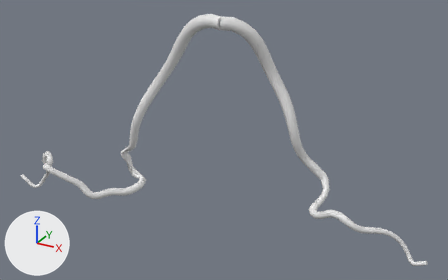
The glTF model public/assets/vascular/va_anterior_inferior_cerebellar_artery.glb as it was, and as the next commit left it.
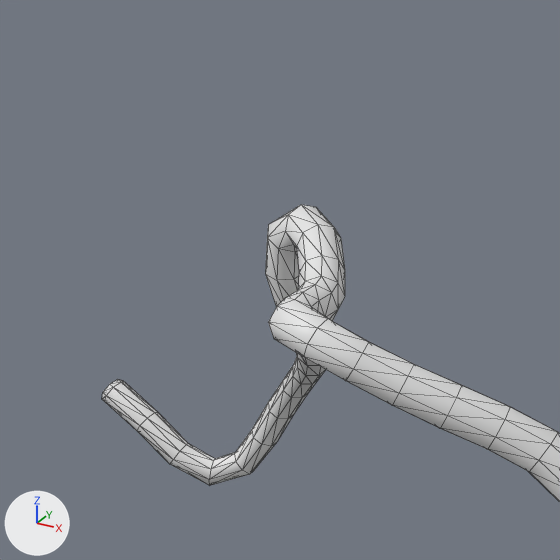
The first picture shows the older version from a 50 mm camera at (40.7, -57.7, 4.4) aimed at (3.3, 10.3, -29.6). The close-ups show the older and then the newer version on the part from 2% to 18% of the width and 44% to 71% of the height of that picture. Only the edits that show in the close-ups are written down. The axes (+X, +Y, +Z) are drawn at lower left. The lights are the same throughout. The close-ups show mesh edges as thin lines. Where no turn or scale is listed for an object, it has been applied to the vertices. Vertices at exactly the same position are counted once.

The older version as bpy lines, for what is in view:
```python
me_l = bpy.data.meshes.new('L')
me_l.from_pydata(...)  # 594 vertices, 1184 faces; spans x -17.3..17.3, y -6.2..6.2, z -15.5..15.5
ob_l = bpy.data.objects.new('L', me_l)
ob_l.location = (-14.79, 6.87, -28.22)
```
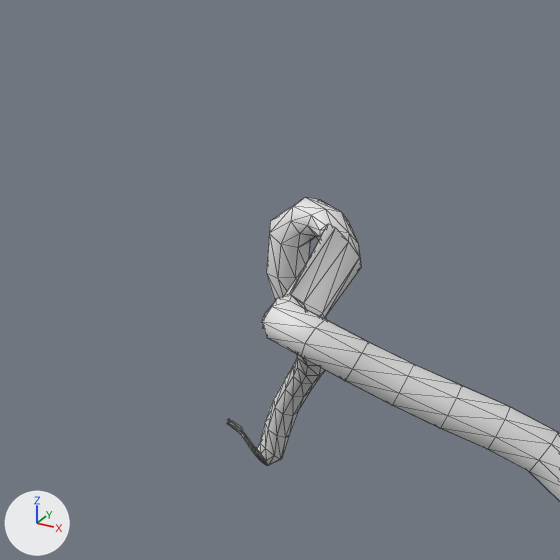
Where the newer file only moved an object's origin or applied its transform, the numbers keep the older frame.

Boxes [x1, y1, x2, y2] around the edits, measured in the close-ups (560 x 560 px; the box of a moved part takes in the faces that stretch with it):
```json
{"object": "L", "change": "reshaped", "before": [102, 205, 560, 502], "after": [227, 197, 560, 502]}
{"part": 1, "of": "me_l", "change": "moved or reshaped", "before": [265, 205, 414, 405], "after": [262, 197, 414, 405]}
{"part": 2, "of": "me_l", "change": "moved or reshaped", "before": [102, 379, 308, 485], "after": [227, 379, 309, 466]}
```

The change, as JSON lines over the scene's bpy script:
```json
{"block": "me_l", "where": "# used by ob_l; location = (-14.79, 6.87, -28.22)"}
{"op": "remove", "block": "me_l", "code": "me_l.from_pydata(...)  # 594 vertices, 1184 faces; spans x -17.3..17.3, y -6.2..6.2, z -15.5..15.5"}
{"op": "add", "block": "me_l", "code": "me_l.from_pydata(...)  # 602 vertices, 1184 faces; spans x -15.2..17.3, y -6.6..6.2, z -15.3..15.5"}
{"block": "me_l", "change": "me_l part 1"}
{"block": "me_l", "change": "7 vertices are removed from x -7.4..-5.9, y -6.1..-3.5, z -8.3..-7.4"}
{"block": "me_l", "change": "65 faces are deleted"}
{"block": "me_l", "change": "5 vertices in x -9.5..-9.2, y -2.7..-1.9, z -7.3..-6.8 move by (-0.2, 0.3, 0.0)"}
{"block": "me_l", "change": "3 vertices in x -8.1..-7.9, y -3.2..-2.8, z -7.7..-7.3 move by (-0.5, 0.9, 0.1)"}
{"block": "me_l", "change": "65 vertices move from x -10.3..-4.9, y -6.2..-1.8, z -8.3..-6.9 to x -10.4..-4.8, y -6.5..-1.7, z -8.3..-6.6"}
{"block": "me_l", "change": "7 vertices are added at x -8.9..-5.5, y -6.6..-2.3, z -8.0..-6.9"}
{"block": "me_l", "change": "65 new faces join them"}
{"block": "me_l", "change": "me_l part 2"}
{"block": "me_l", "change": "1 vertex is removed from x -17.2, y -0.9, z -13.5"}
{"block": "me_l", "change": "8 faces are deleted"}
{"block": "me_l", "change": "3 vertices in x -13.3..-13.2, y 0.0..0.4, z -13.7..-13.6 move by (0.1, 0.1, 0.0)"}
{"block": "me_l", "change": "3 vertices in x -13.6..-13.3, y 0.1..0.5, z -13.6..-13.4 move by (0.0, 0.1, 0.1)"}
{"block": "me_l", "change": "3 vertices in x -14.0..-13.7, y -0.1..0.1, z -14.5..-14.2 move by (0.2, 0.3, 0.1)"}
{"block": "me_l", "change": "3 vertices in x -14.2..-13.7, y 0.2..0.4, z -14.5..-14.2 move by (0.1, 0.3, 0.1)"}
{"block": "me_l", "change": "52 vertices move from x -17.3..-13.5, y -1.2..0.5, z -15.5..-13.3 to x -15.2..-13.4, y 0.1..0.6, z -15.3..-13.4"}
{"block": "me_l", "change": "9 vertices are added at x -15.2..-15.0, y 0.2..0.4, z -14.5..-14.3"}
{"block": "me_l", "change": "8 new faces join them"}
{"block": "me_l", "change": "other edits to the shape of me_l do not show in these pictures"}
```
